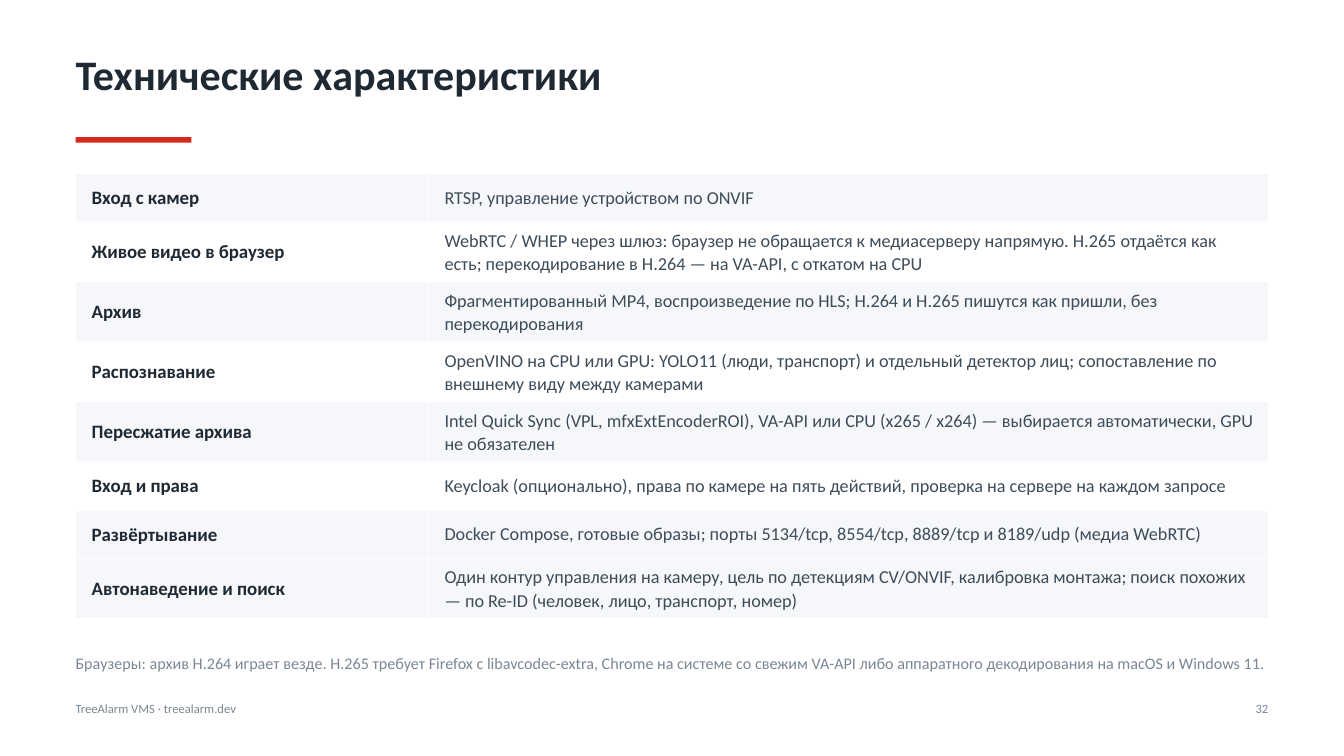
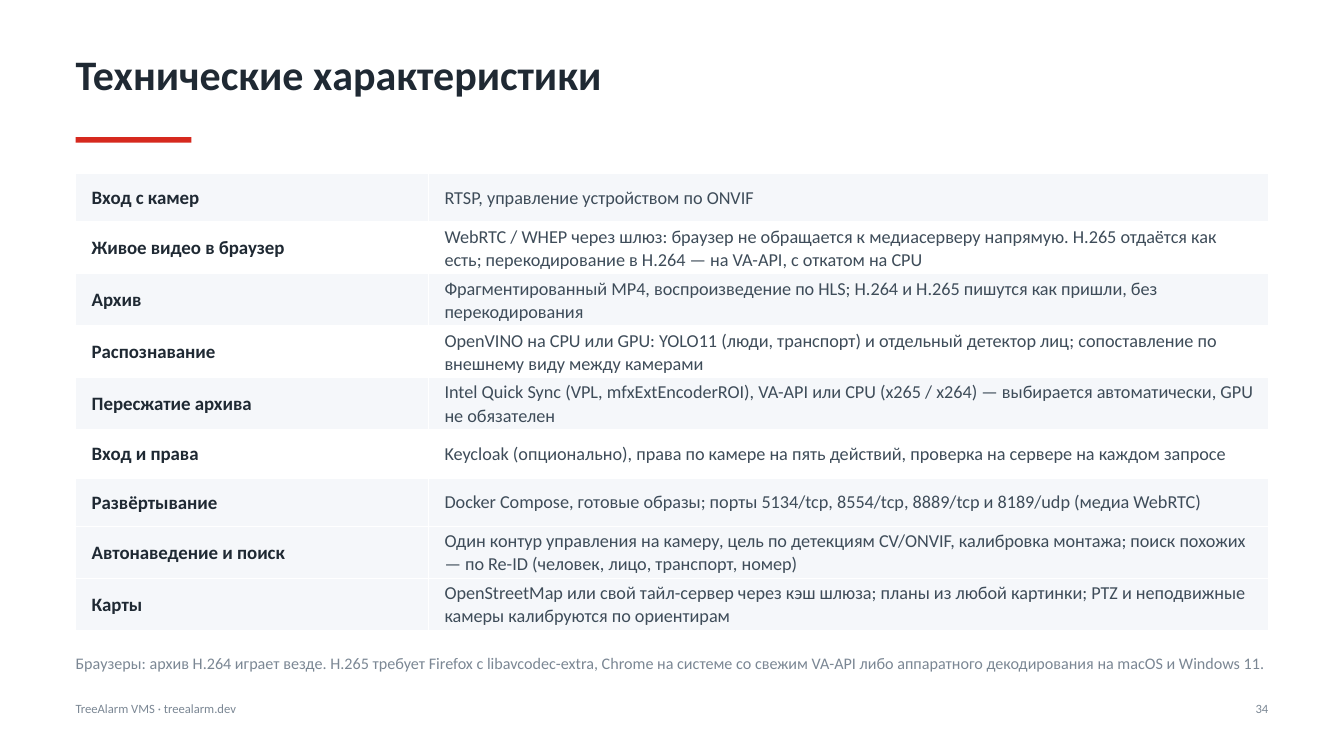
Before and after one commit to treealarm/ta_vms, a slide deck: slide 34 of docs/TreeAlarm-VMS-2026-ru.pptx (slide 32 before the commit). Drawn at 1344x756 pixels with LibreOffice and Linux fonts; fonts in the diff are those of the drawing. Boxes give left, top, right and bottom in pixels: in the first picture for what was removed or moved away, otherwise in the second. Text is boxed around its words. In the diff, an @@ line names an element or a change of style, - is before the commit and + after.

```diff
--- a/docs/TreeAlarm-VMS-2026-ru.pptx
+++ b/docs/TreeAlarm-VMS-2026-ru.pptx
@@ table at (76, 173, 1268, 629) @@
+row 9: Карты | OpenStreetMap или свой тайл-сервер через кэш шлюза; планы из любой картинки; PTZ и неподвижные камеры калибруются по ориентирам
@@ text at (1256, 705, 1269, 713): text changed @@
-32
+34
```
Also in this commit, not shown: 25 other slides changed, 2 slides added, 3 other files.
